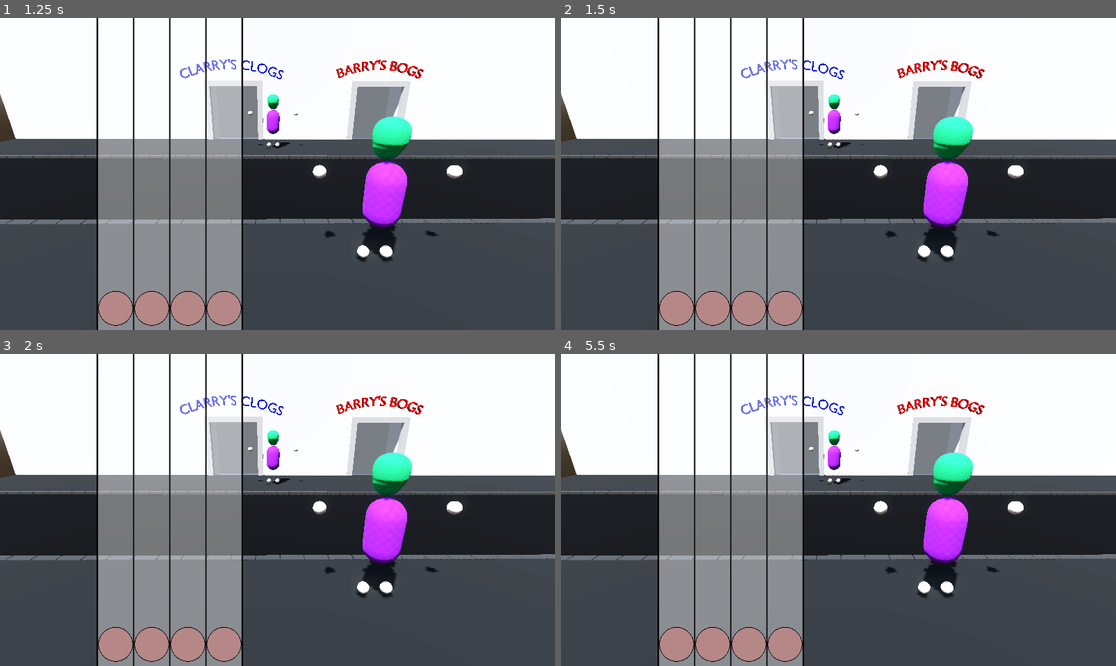
Above: before the commit, frames 1-4 (two rows, left to right).
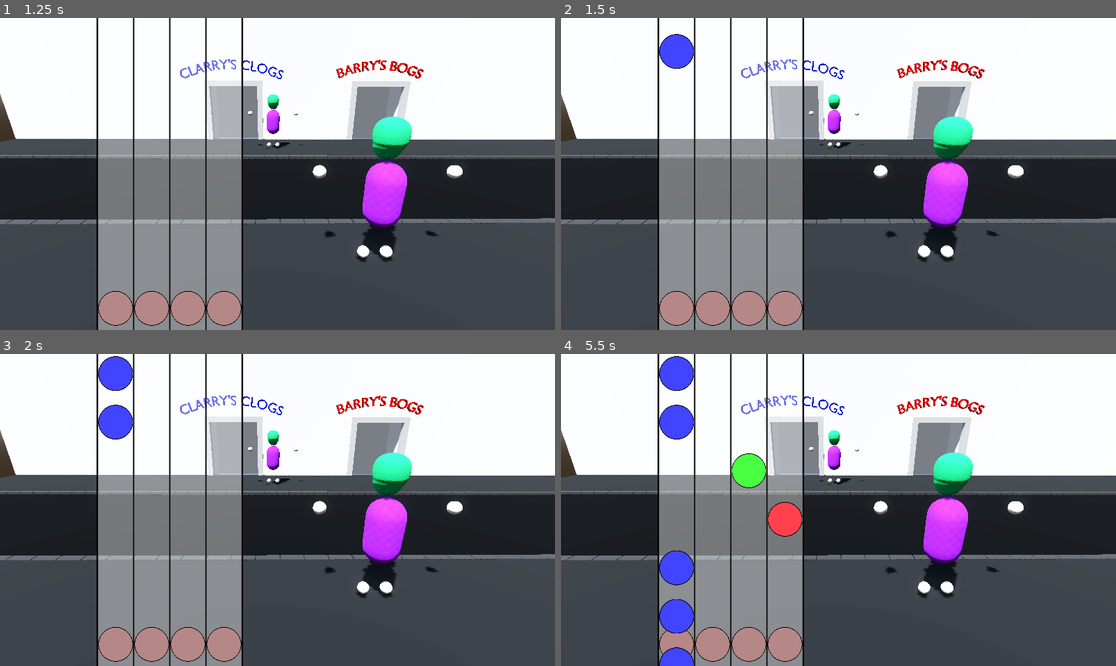
Above: after the commit, the same moments.

Repository: Monkeytonk115/ggj24-walking-sim
Game: Godot game, scene res://main.tscn
Same seed, same stepped clock (60 frames per second), same inputs: the game is played once before the commit and once after it.
Inputs:
- Up to frame 1 (1.25 s): click "Let's do this!" at 0.5 s
- Up to frame 2 (1.5 s): tap Enter at 1.25 s
- Up to frame 3 (2 s): no input
- Up to frame 4 (5.5 s): no input

Frame 1 is identical in both runs. In frame 2, 0.6% of the frame differs, in the area x 17-24%, y 5-17%; in frame 3, 1.1%; in frame 4, 3.6%, in the area x 17-44%, y 0-100%.

Commit message:
fix circles not appearing

Diff:
--- a/interface/button_indicator.gd
+++ b/interface/button_indicator.gd
@@ -1,3 +1,24 @@
-extends TextureRect
+extends Control
+
+@export var texture_1 : Texture2D
+@export var texture_2 : Texture2D
+@export var texture_3 : Texture2D
+@export var texture_4 : Texture2D
+@export var texture_wide : Texture2D
 
 var track = 0
+
+func set_track(index : int) -> void:
+	self.track = index
+	if index == 1:
+		$TextureRect.texture = texture_1
+	if index == 2:
+		$TextureRect.texture = texture_2
+	if index == 3:
+		$TextureRect.texture = texture_3
+	if index == 4:
+		$TextureRect.texture = texture_4
+	if index == 5:
+		$TextureRect.texture = texture_wide
+	if index == 6:
+		$TextureRect.texture = texture_wide
--- a/interface/button_indicator.tscn
+++ b/interface/button_indicator.tscn
@@ -1,12 +1,26 @@
-[gd_scene load_steps=3 format=3 uid="uid://b5t8vgtjabwk2"]
+[gd_scene load_steps=7 format=3 uid="uid://b5t8vgtjabwk2"]
 
 [ext_resource type="Script" path="res://interface/button_indicator.gd" id="1_4yemh"]
+[ext_resource type="Texture2D" uid="uid://bvdoyjpg40d1m" path="res://textures/blue_circle.png" id="1_xtbho"]
+[ext_resource type="Texture2D" uid="uid://b43fujy35jbfr" path="res://textures/button_bongo.png" id="3_2gn8b"]
+[ext_resource type="Texture2D" uid="uid://43c2gxirijip" path="res://textures/yellow_circle.png" id="3_edo4d"]
+[ext_resource type="Texture2D" uid="uid://bqd1vrsnifo1i" path="res://textures/green_circle.png" id="4_c0qga"]
+[ext_resource type="Texture2D" uid="uid://c6cvus856exob" path="res://textures/red_circle.png" id="5_jrbd2"]
 
-[sub_resource type="CompressedTexture2D" id="CompressedTexture2D_0v0l2"]
-
-[node name="ButtonIndicator" type="TextureRect"]
+[node name="ButtonIndicator" type="Control"]
+layout_mode = 3
+anchors_preset = 0
 offset_right = 120.0
 offset_bottom = 120.0
-texture = SubResource("CompressedTexture2D_0v0l2")
-expand_mode = 1
 script = ExtResource("1_4yemh")
+texture_1 = ExtResource("1_xtbho")
+texture_2 = ExtResource("3_edo4d")
+texture_3 = ExtResource("4_c0qga")
+texture_4 = ExtResource("5_jrbd2")
+texture_wide = ExtResource("3_2gn8b")
+
+[node name="TextureRect" type="TextureRect" parent="."]
+layout_mode = 0
+offset_right = 40.0
+offset_bottom = 40.0
+texture = ExtResource("1_xtbho")
--- a/interface/notes_slider.gd
+++ b/interface/notes_slider.gd
@@ -3,11 +3,6 @@
 
 const ButtonIndicator = preload("res://interface/button_indicator.tscn")
 
-@export var texture_1 : Texture2D
-@export var texture_2 : Texture2D
-@export var texture_3 : Texture2D
-@export var texture_4 : Texture2D
-@export var texture_wide : Texture2D
 
 func _ready():
 	pass
@@ -22,27 +17,22 @@
 
 
 func add_new_button(pos : int) -> void:
+	print("new note", pos)
 	var new_button = ButtonIndicator.instantiate()
 	new_button.position.y = 0
-	new_button.track = pos
 	if pos == 1:
 		new_button.position.x = 5
-		new_button.texture = texture_1
 	if pos == 2:
 		new_button.position.x = 130
-		new_button.texture = texture_2
 	if pos == 3:
 		new_button.position.x = 255
-		new_button.texture = texture_3
 	if pos == 4:
 		new_button.position.x = 380
-		new_button.texture = texture_4
 	if pos == 5:
 		new_button.position.x = 5
-		new_button.texture = texture_wide
 	if pos == 6:
 		new_button.position.x = 255
-		new_button.texture = texture_wide
+	new_button.set_track(pos)
 	$ButtonHolder.add_child(new_button)
 
 
--- a/interface/notes_slider.tscn
+++ b/interface/notes_slider.tscn
@@ -1,8 +1,6 @@
-[gd_scene load_steps=5 format=3 uid="uid://doycwkgn55wm6"]
+[gd_scene load_steps=3 format=3 uid="uid://doycwkgn55wm6"]
 
 [ext_resource type="Script" path="res://interface/notes_slider.gd" id="1_p4quk"]
-[ext_resource type="Texture2D" uid="uid://bvdoyjpg40d1m" path="res://textures/blue_circle.png" id="2_gfn36"]
-[ext_resource type="Texture2D" uid="uid://b43fujy35jbfr" path="res://textures/button_bongo.png" id="3_xpxbv"]
 [ext_resource type="Texture2D" uid="uid://cwg223o3ly2if" path="res://textures/tracks.png" id="6_lcmg7"]
 
 [node name="NotesSlider" type="Control"]
@@ -16,11 +14,6 @@
 grow_vertical = 2
 mouse_filter = 2
 script = ExtResource("1_p4quk")
-texture_1 = ExtResource("2_gfn36")
-texture_2 = ExtResource("2_gfn36")
-texture_3 = ExtResource("2_gfn36")
-texture_4 = ExtResource("2_gfn36")
-texture_wide = ExtResource("3_xpxbv")
 
 [node name="Background" type="TextureRect" parent="."]
 layout_mode = 1
@@ -36,3 +29,5 @@
 [node name="ButtonHolder" type="Control" parent="."]
 layout_mode = 1
 anchors_preset = 0
+offset_right = 500.0
+offset_bottom = 1080.0
--- a/main.tscn
+++ b/main.tscn
@@ -28,11 +28,6 @@
 visible = false
 offset_left = 335.0
 offset_right = -1585.0
-texture_1 = null
-texture_2 = null
-texture_3 = null
-texture_4 = null
-texture_wide = null
 
 [node name="Timer" type="Timer" parent="."]
 wait_time = 0.7
Binary file added: textures/green_circle.png
Not shown, added: textures/green_circle.png.import
Binary file added: textures/red_circle.png
Not shown, added: textures/red_circle.png.import
Binary file added: textures/yellow_circle.png
Not shown, added: textures/yellow_circle.png.import
